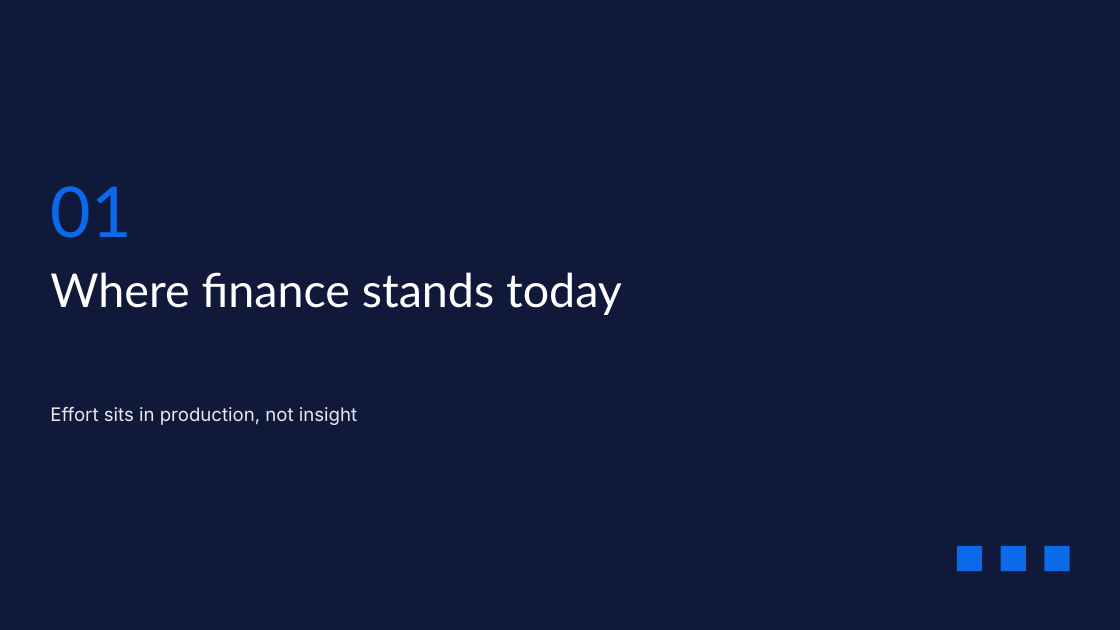
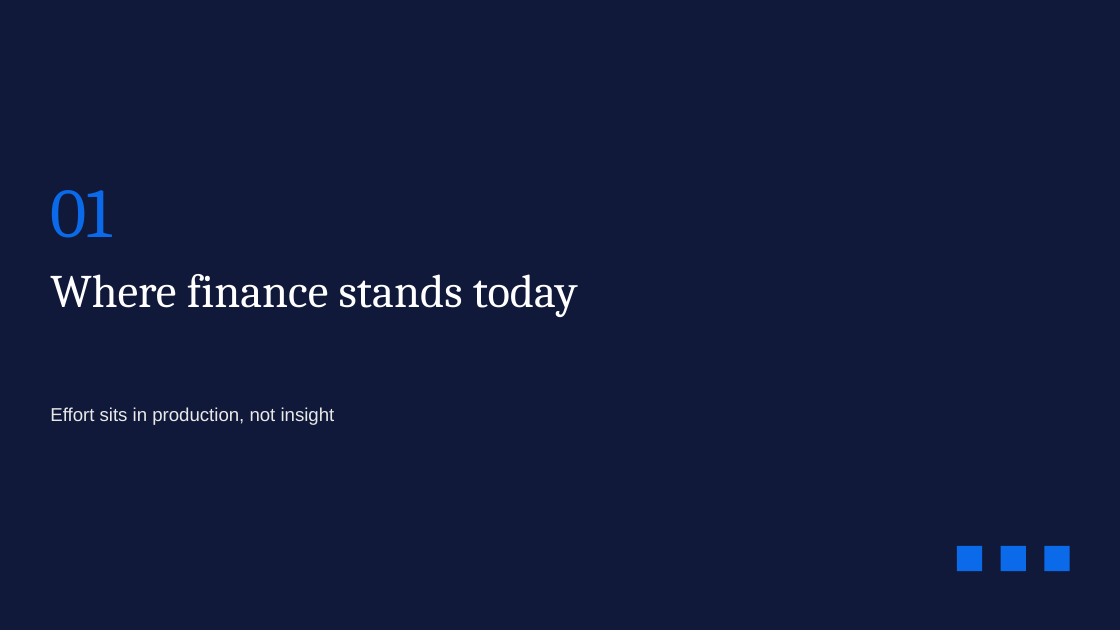
Before and after one commit to rshetty66/VOLT-Main, a slide deck: slide 3 of .claude/skills/consulting-ppt-template/examples/sample-deck.pptx. Drawn at 1120x630 pixels with LibreOffice and Linux fonts; fonts in the diff are those of the drawing. Boxes give left, top, right and bottom in pixels: in the first picture for what was removed or moved away, otherwise in the second. Text is boxed around its words. In the diff, an @@ line names an element or a change of style, - is before the commit and + after.

```diff
--- a/.claude/skills/consulting-ppt-template/examples/sample-deck.pptx
+++ b/.claude/skills/consulting-ppt-template/examples/sample-deck.pptx
@@ text "01" at [50, 190, 112, 238]: font Lato to Cambria @@
@@ title "Where finance stands today" at [50, 274, 578, 317]: font Lato to Cambria @@
@@ text "Effort sits in production, not ..." at [50, 407, 335, 425]: font Inter to Arial @@
```
Also in this commit, not shown: 11 other slides changed, 9 other files.
